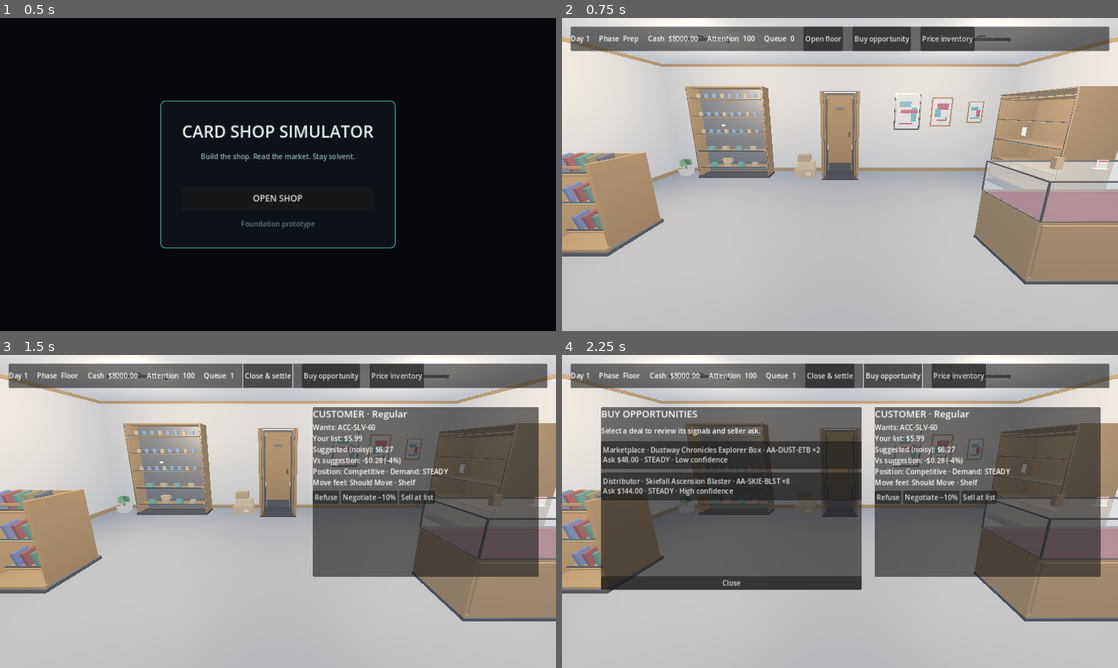
Above: before the commit, frames 1-4 (two rows, left to right).
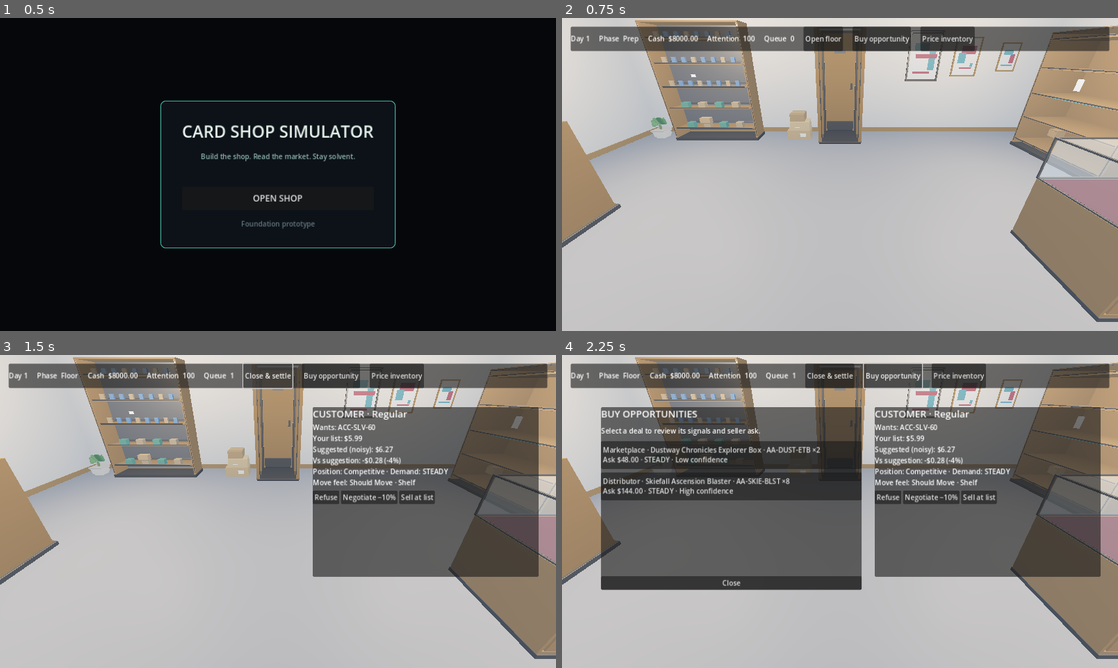
Above: after the commit, the same moments.

Repository: adamwlarson/cardshopsimulator
Game: Godot game, scene res://scenes/boot/boot.tscn
The game is run twice, just before and just after one commit, with the same random seed, the same clock (stepped at 60 frames per second) and the same inputs.
Inputs:
- Up to frame 1 (0.5 s): no input
- Up to frame 2 (0.75 s): click "OPEN SHOP" at 0.5 s
- Up to frame 3 (1.5 s): click "Open floor" at 1.25 s
- Up to frame 4 (2.25 s): click "Buy opportunity" at 2 s

Frame 1 is identical in both runs. In frame 2, 34% of the frame differs, in the area x 0-100%, y 0-98%; in frame 3, 29%; in frame 4, 22%.

Commit message:
Apply Art Lead shop camera SoT
Scene-only Camera3D on shop_floor: eye-height aisle framing
position (4.5, 1.65, -1.8), rotation_degrees (-28, 0, 0), FOV 70.
Godot negative X pitch looks down (same sign as the pre-fixture -25° cam).
Root cause was Y 2.25 near the 2.79 m lights plus FOV 90 at the entrance,
not a missing floor mesh or inverted pitch. Fallback Y=1.85 / -32 / 72
was not needed. Removes the ShopCamera look_at override so the scene is SoT.

Co-authored-by: Adam Larson <maddogawl@gmail.com>

Diff:
--- a/scenes/shop/shop_floor.tscn
+++ b/scenes/shop/shop_floor.tscn
@@ -1,9 +1,8 @@
-[gd_scene load_steps=30 format=3]
+[gd_scene load_steps=29 format=3]
 
 [ext_resource type="Script" path="res://scripts/core/day_clock.gd" id="1_clock"]
 [ext_resource type="Script" path="res://scripts/customers/customer_spawner.gd" id="2_customers"]
 [ext_resource type="PackedScene" path="res://scenes/ui/gameplay_hud.tscn" id="3_hud"]
-[ext_resource type="Script" path="res://scripts/shop/shop_camera.gd" id="28_camera"]
 [ext_resource type="PackedScene" path="res://assets/props/shop/fixtures/prop_shop_shell_01/prop_shop_shell_01.glb" id="4_shell"]
 [ext_resource type="PackedScene" path="res://assets/props/shop/fixtures/prop_light_overhead_01/prop_light_overhead_01.glb" id="5_light"]
 [ext_resource type="PackedScene" path="res://assets/props/shop/fixtures/prop_door_01/prop_door_01.glb" id="6_door"]
@@ -48,12 +47,11 @@
 light_energy = 1.2
 shadow_enabled = true
 
-[node name="ShopCamera" type="Camera3D" parent="."]
-script = ExtResource("28_camera")
-position = Vector3(4.5, 1.62, -0.8)
-rotation_degrees = Vector3(-15, 0, 0)
+[node name="Camera" type="Camera3D" parent="."]
+position = Vector3(4.5, 1.65, -1.8)
+rotation_degrees = Vector3(-28, 0, 0)
 current = true
-fov = 68.0
+fov = 70.0
 
 [node name="Architecture" type="Node3D" parent="."]
 
--- a/scripts/shop/shop_camera.gd
+++ /dev/null
@@ -1,15 +0,0 @@
-class_name ShopCamera
-extends Camera3D
-
-## Eye-height aisle camera for the 10×8 shop (shell origin SW, interior +X / −Z).
-## Ceiling is at 2.80 m; keep the eye well below it and look into the floor, not the lights.
-const EYE := Vector3(4.5, 1.62, -0.8)
-const LOOK_TARGET := Vector3(4.5, 0.72, -4.15)
-const FIELD_OF_VIEW := 68.0
-
-
-func _ready() -> void:
-	position = EYE
-	look_at(LOOK_TARGET, Vector3.UP)
-	fov = FIELD_OF_VIEW
-	current = true
--- a/tests/test_runner.gd
+++ b/tests/test_runner.gd
@@ -1017,18 +1017,23 @@
 	if packed == null:
 		return
 	var shop: Node = packed.instantiate()
-	var camera := shop.get_node_or_null("ShopCamera") as Camera3D
-	_expect_equal(camera != null, true, "ShopCamera present")
+	var camera := shop.get_node_or_null("Camera") as Camera3D
+	_expect_equal(camera != null, true, "Camera present")
 	if camera == null:
 		shop.free()
 		return
-	_expect_equal(camera.current, true, "ShopCamera is current")
-	_expect_equal(camera.position.y >= 1.4, true, "camera above waist height")
-	_expect_equal(camera.position.y <= 2.0, true, "camera below ceiling")
-	var look := -camera.transform.basis.z
-	_expect_equal(look.y < 0.0, true, "camera looks down at the floor")
-	_expect_equal(look.z < 0.0, true, "camera looks into the shop (-Z)")
-	_expect_equal(camera.fov <= 75.0, true, "FOV is not an ultra-wide ceiling bias")
+	_expect_equal(camera.current, true, "Camera is current")
+	_expect_equal(
+		camera.position.is_equal_approx(Vector3(4.5, 1.65, -1.8)),
+		true,
+		"Art Lead camera position"
+	)
+	_expect_equal(
+		camera.rotation_degrees.is_equal_approx(Vector3(-28, 0, 0)),
+		true,
+		"Art Lead camera pitch"
+	)
+	_expect_equal(is_equal_approx(camera.fov, 70.0), true, "Art Lead camera FOV")
 	var world := shop.get_node_or_null("WorldEnvironment") as WorldEnvironment
 	_expect_equal(world != null, true, "WorldEnvironment present")
 	if world != null and world.environment != null:
